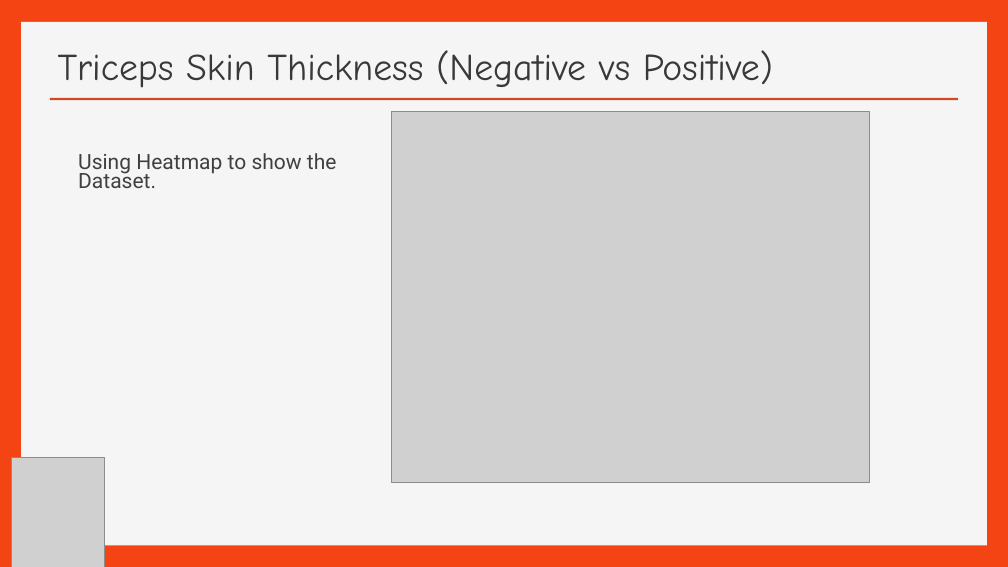
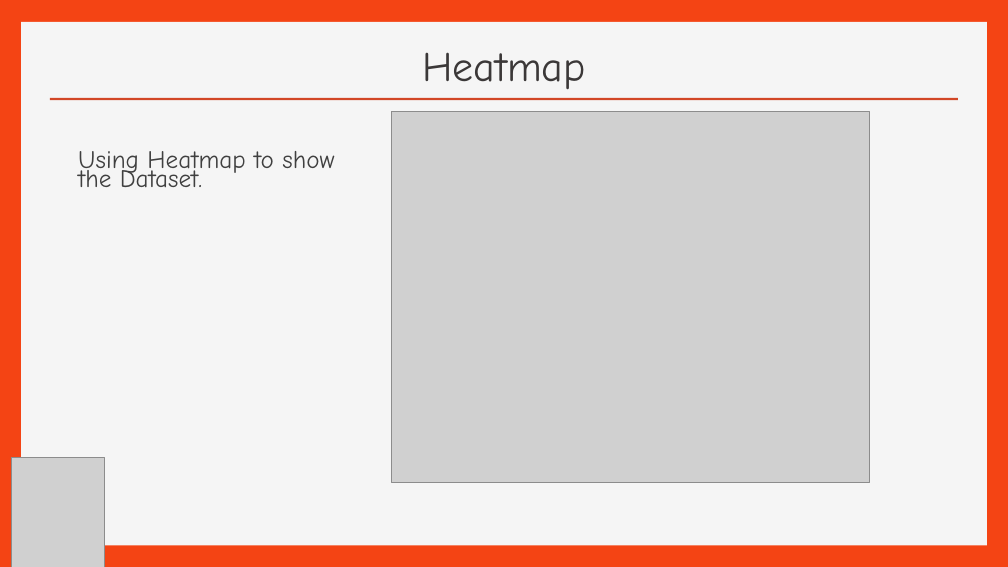
Before and after one commit to efreier12/Final-Project, a slide deck: slide 16 of Pima Indian Diabetes ( Final Project).ppt. Drawn at 1008x567 pixels with LibreOffice and Linux fonts; fonts in the diff are those of the drawing; grey boxes stand for pictures; background and template pictures are left out. Boxes give left, top, right and bottom in pixels: in the first picture for what was removed or moved away, otherwise in the second. Text is boxed around its words. In the diff, an @@ line names an element or a change of style, - is before the commit and + after.

```diff
--- a/Pima Indian Diabetes ( Final Project).ppt
+++ b/Pima Indian Diabetes ( Final Project).ppt
@@ title at [422, 52, 586, 89]: text changed; size 36 to 40 pt @@
-Triceps Skin Thickness (Negative vs Positive)
+Heatmap
@@ text "Using Heatmap to show the ..." at [78, 151, 334, 187]: size 20 to 24 pt, font Roboto to Comic Neue @@
```
Also in this commit, not shown: 6 other slides changed.
